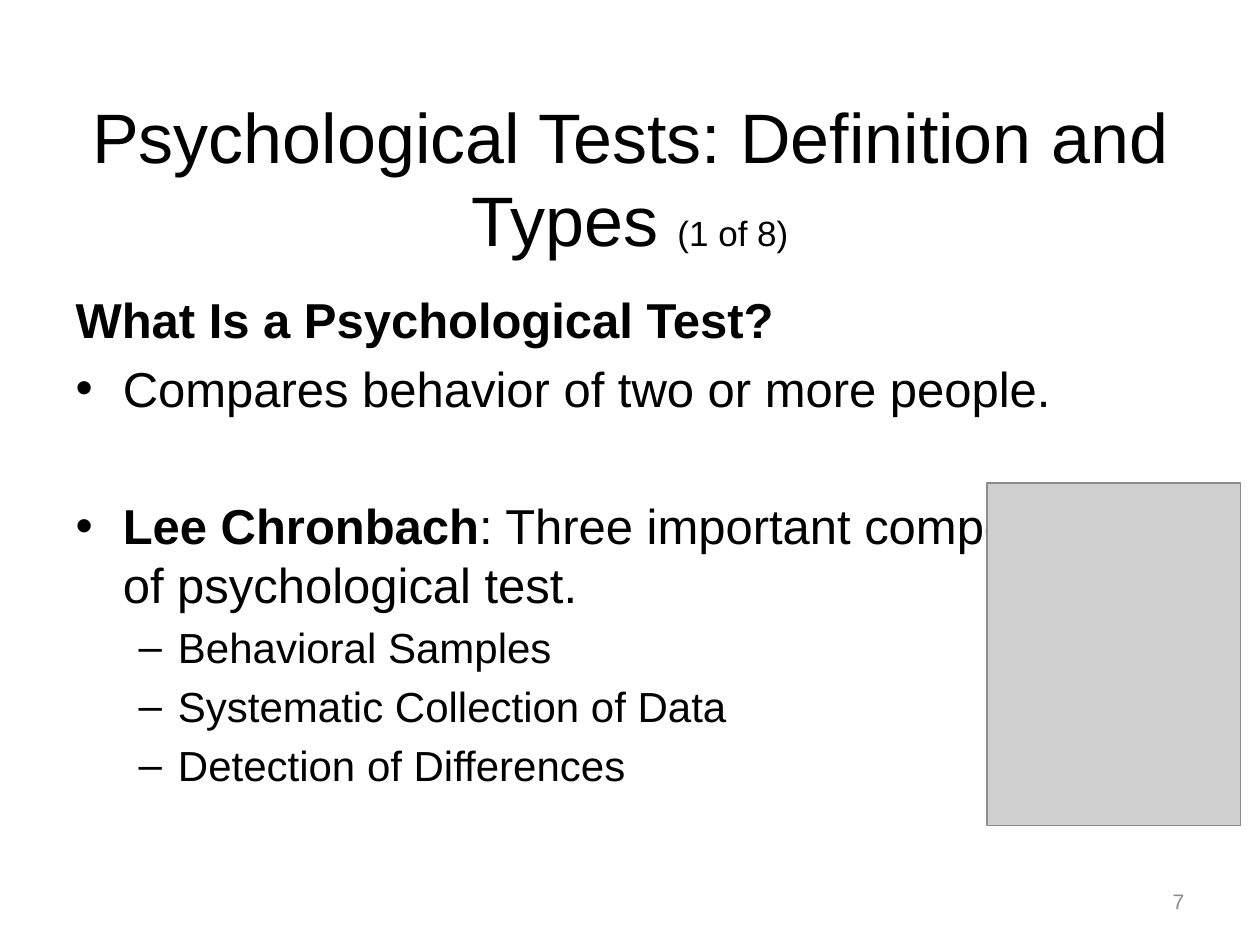
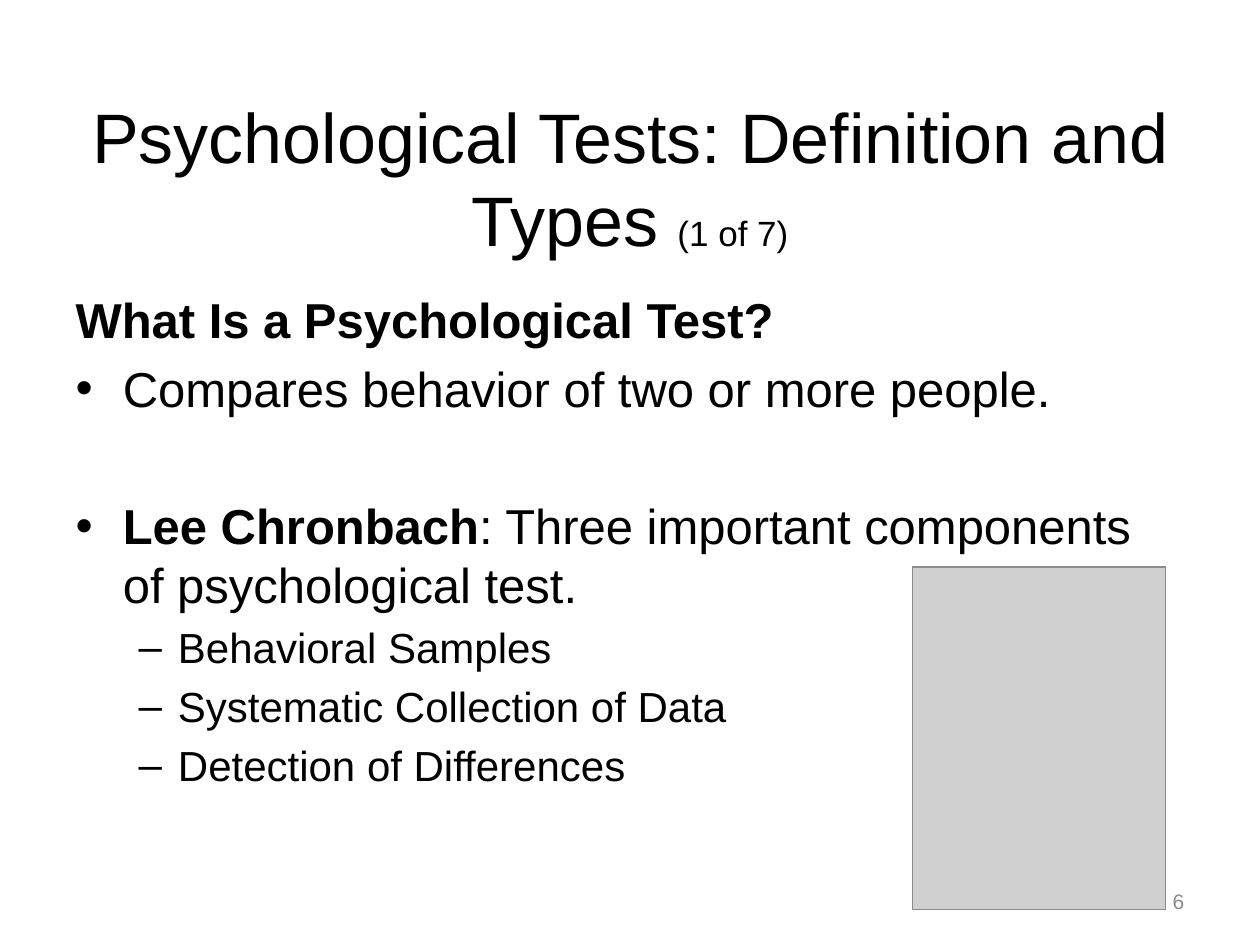
Before and after one commit to npm27/Teaching-Materials, a slide deck: slide 6 of Tests and Eval/Slides/1 Chapter 1.pptx (slide 7 before the commit). Drawn at 1260x945 pixels with LibreOffice and Linux fonts; fonts in the diff are those of the drawing; grey boxes stand for pictures. Boxes give left, top, right and bottom in pixels: in the first picture for what was removed or moved away, otherwise in the second. Text is boxed around its words. In the diff, an @@ line names an element or a change of style, - is before the commit and + after.

```diff
--- a/Tests and Eval/Slides/1 Chapter 1.pptx
+++ b/Tests and Eval/Slides/1 Chapter 1.pptx
@@ title at (x1=92, y1=112, x2=1168, y2=260): text changed @@
-Psychological Tests: Definition and Types (1 of 8)
+Psychological Tests: Definition and Types (1 of 7)
@@ picture moved from (x1=987, y1=483, x2=1240, y2=825) to (x1=912, y1=567, x2=1166, y2=910) @@
@@ page number at (x1=1173, y1=894, x2=1185, y2=909): text changed @@
-7
+6
```
Also in this commit, not shown: 9 other slides changed, 2 slides removed, 5 other files.
